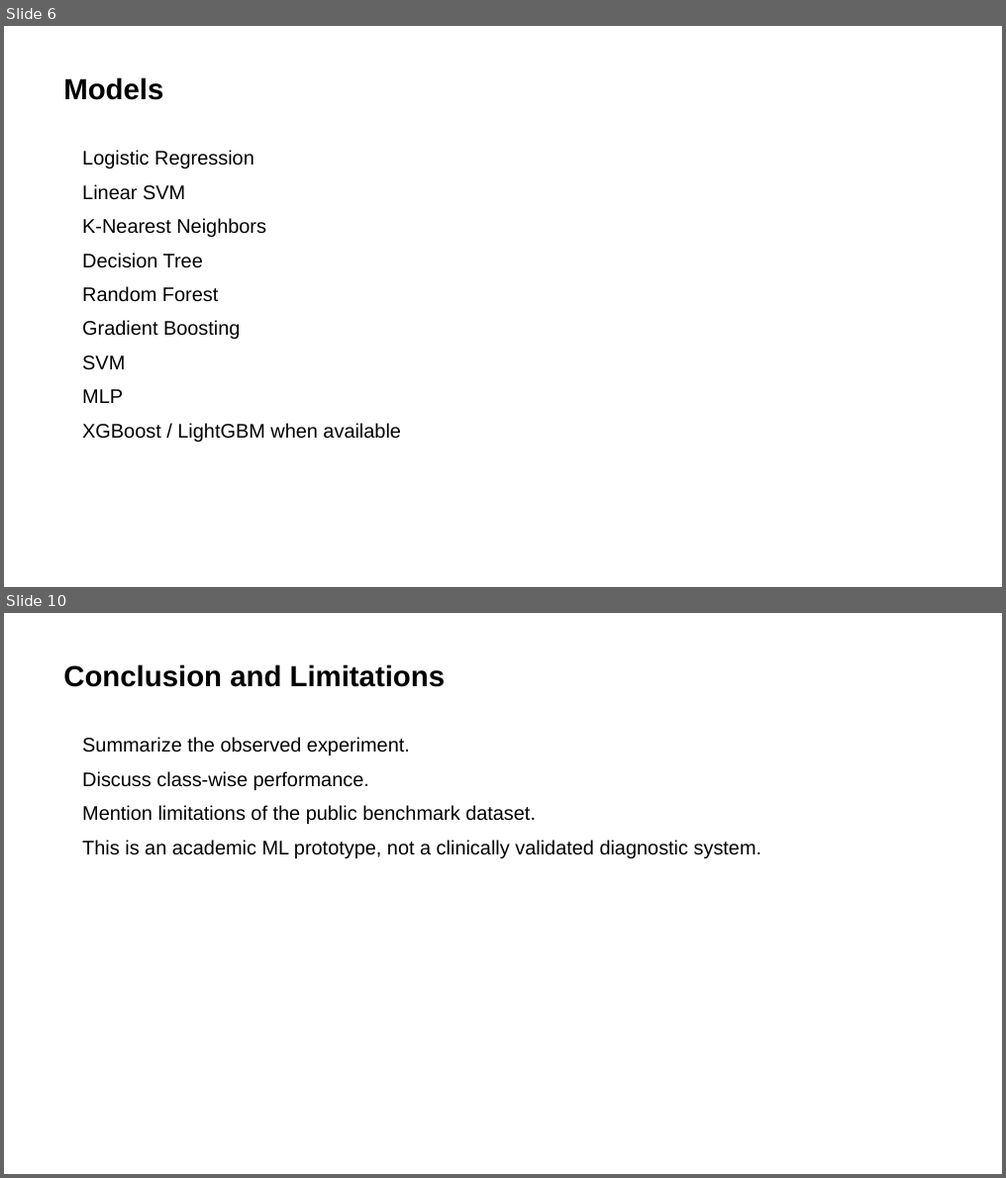
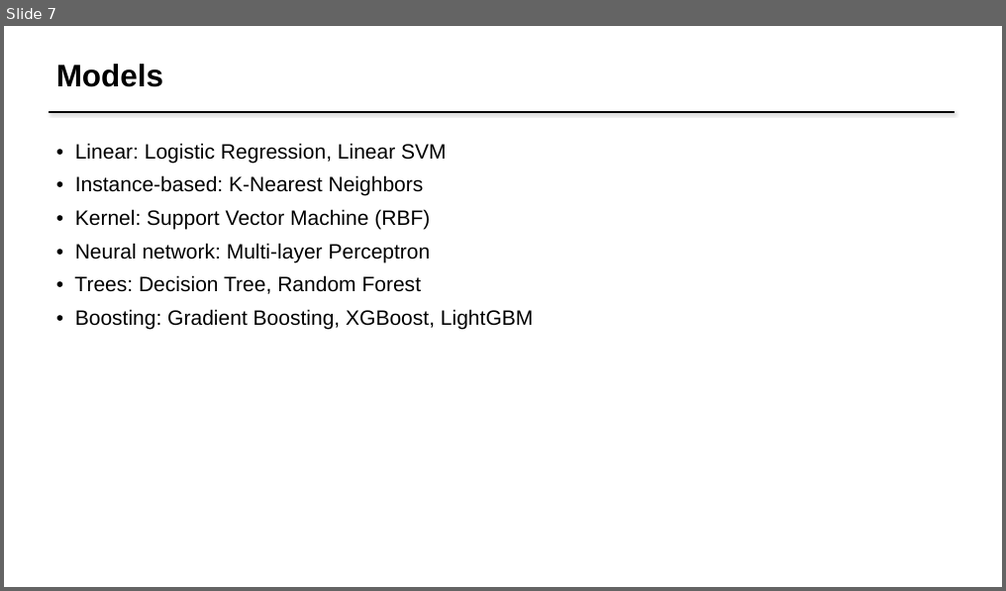
Before and after one commit to rujul-rj/Fetal-Health-Multiclassification, a slide deck: presentation/Fetal_Health_Multiclassification_Presentation.pptx. Shown one above the other, each under a label of ours: slides 6 and 10 before the commit, slide 7 after it; the slides between them are not shown. The pictures are 1006x1178 and 1006x591 pixels, drawn with LibreOffice and Linux fonts; fonts in the diff are those of the drawing. Boxes give left, top, right and bottom in pixels: in the first picture for what was removed or moved away, otherwise in the second. Text is boxed around its words. In the diff, an @@ line names an element or a change of style, - is before the commit and + after.

```diff
--- a/presentation/Fetal_Health_Multiclassification_Presentation.pptx
+++ b/presentation/Fetal_Health_Multiclassification_Presentation.pptx
@@ slide 10 removed at (x1=4, y1=613, x2=1002, y2=1174), background #FFFFFF @@
@@ text removed at (x1=63, y1=664, x2=446, y2=687) @@
-Conclusion and Limitations
@@ text removed at (x1=82, y1=737, x2=762, y2=859) @@
-Summarize the observed experiment.
-Discuss class-wise performance.
-Mention limitations of the public benchmark dataset.
-This is an academic ML prototype, not a clinically validated diagnostic system.
@@ what was slide 6 is now slide 7 @@
@@ slide 7 changed as well @@
@@ text "Models" moved from (x1=63, y1=77, x2=163, y2=100) to (x1=56, y1=64, x2=163, y2=87) @@
@@ text "Models" at (x1=56, y1=64, x2=163, y2=87): size 28 to 30 pt; more space between paragraphs @@
@@ line added from (49, 112) to (954, 112), #000000 2 pt @@
@@ text at (x1=74, y1=143, x2=533, y2=329): text changed; size 19 to 20 pt @@
-Logistic Regression
-Linear SVM
-K-Nearest Neighbors
-Decision Tree
-Random Forest
-Gradient Boosting
-SVM
-MLP
-XGBoost / LightGBM when available
+• Linear: Logistic Regression, Linear SVM
+• Instance-based: K-Nearest Neighbors
+• Kernel: Support Vector Machine (RBF)
+• Neural network: Multi-layer Perceptron
+• Trees: Decision Tree, Random Forest
+• Boosting: Gradient Boosting, XGBoost, LightGBM
```
Also in this commit, not shown: 1 other slide changed, 9 slides added, 7 other slides removed, 35 other files.
